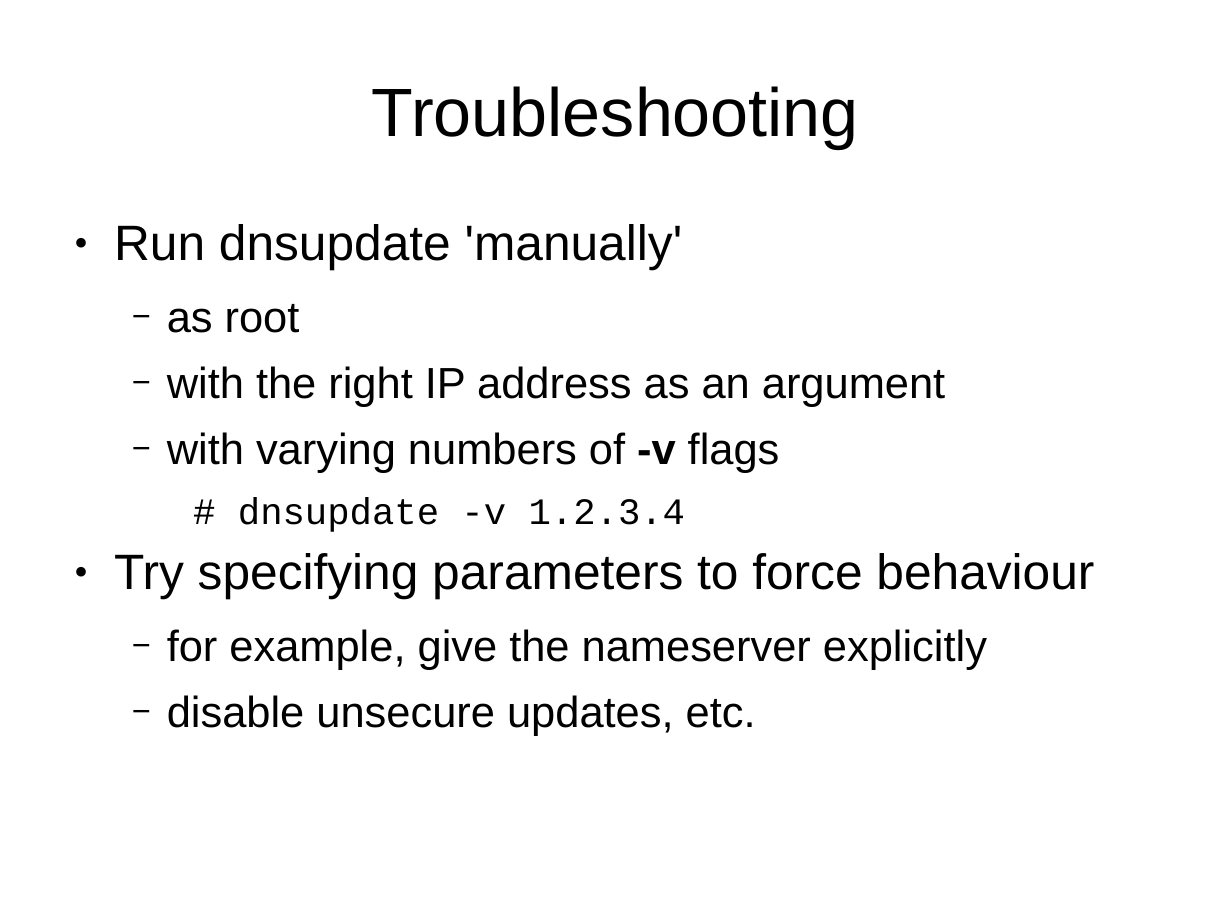
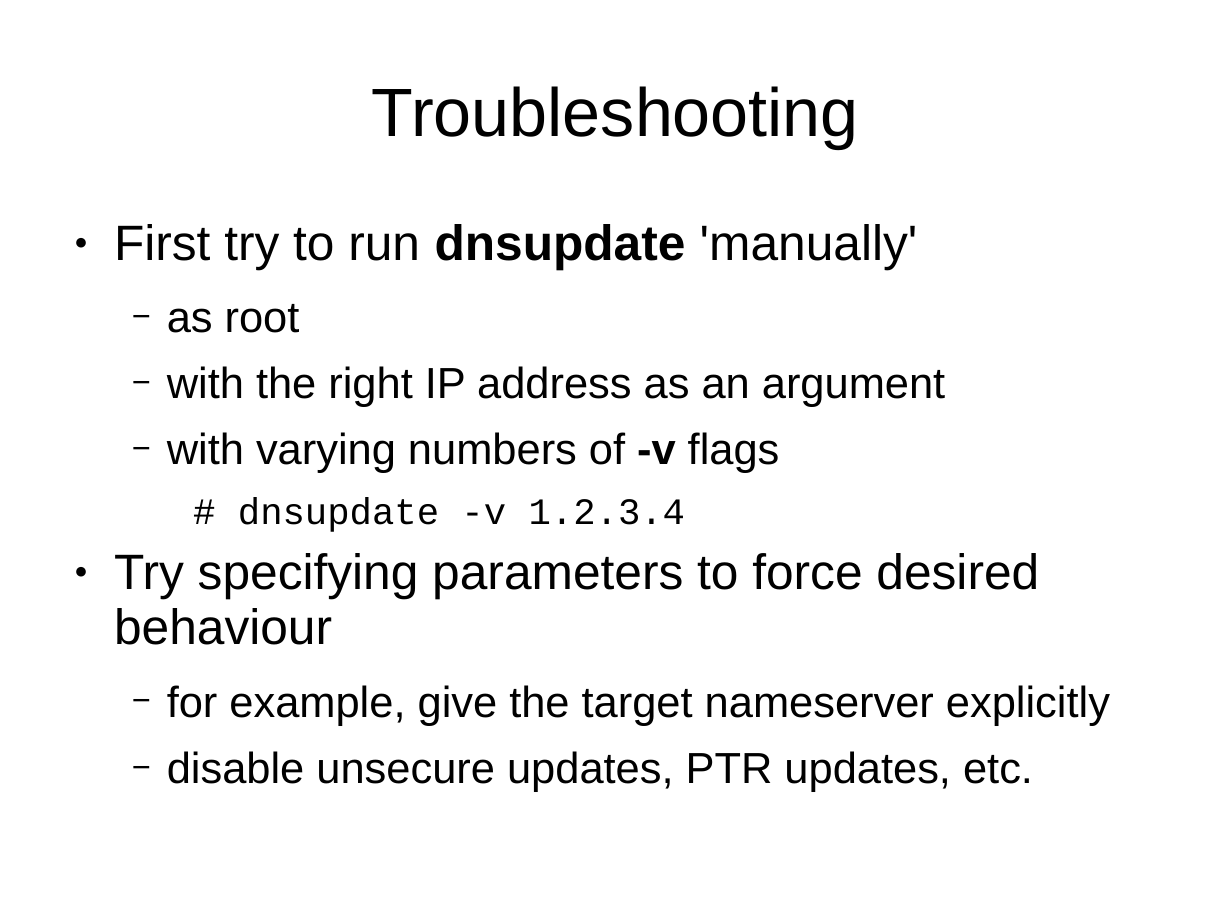
Before and after one commit to OneIdentity/dnsupdate, a slide deck: slide 24 of training.ppt (slide 19 before the commit). Drawn at 1232x924 pixels with LibreOffice and Linux fonts; fonts in the diff are those of the drawing. Boxes give left, top, right and bottom in pixels: in the first picture for what was removed or moved away, otherwise in the second. Text is boxed around its words. In the diff, an @@ line names an element or a change of style, - is before the commit and + after.

Commit message:
Updated training manual

```diff
--- a/training.ppt
+++ b/training.ppt
@@ text at [114, 224, 918, 269]: text changed @@
-● Run dnsupdate 'manually'
+● First try to run dnsupdate 'manually'
@@ text at [114, 553, 1110, 792]: text changed @@
-● Try specifying parameters to force behaviour
-  − for example, give the nameserver explicitly
-  − disable unsecure updates, etc.
+● Try specifying parameters to force desired behaviour
+  − for example, give the target nameserver explicitly
+  − disable unsecure updates, PTR updates, etc.
```
Also in this commit, not shown: 19 other slides changed, 6 slides added.
